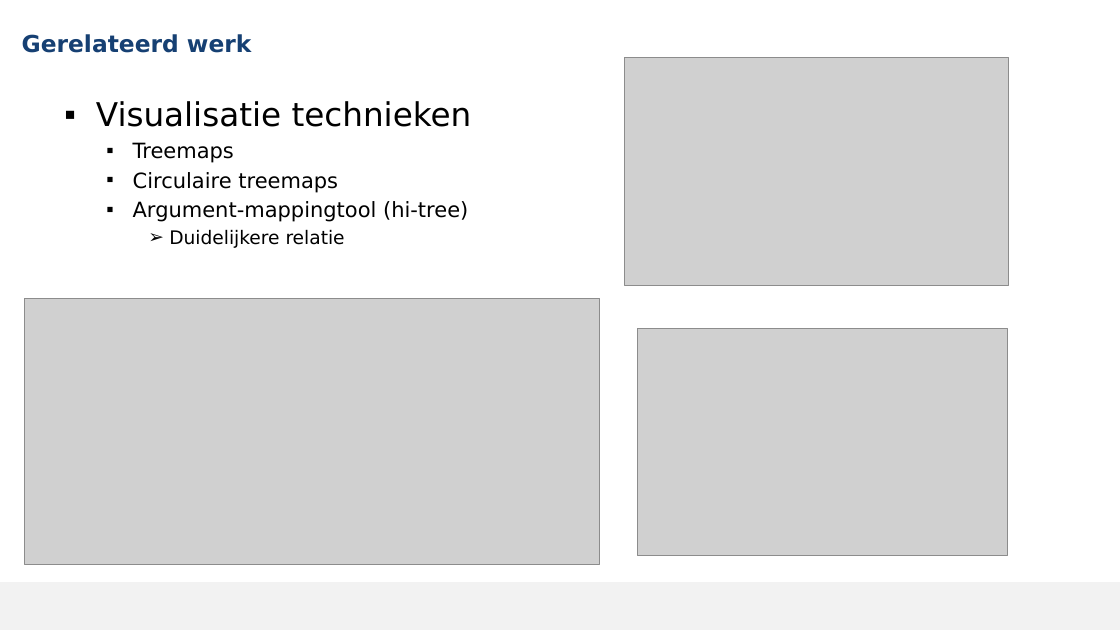
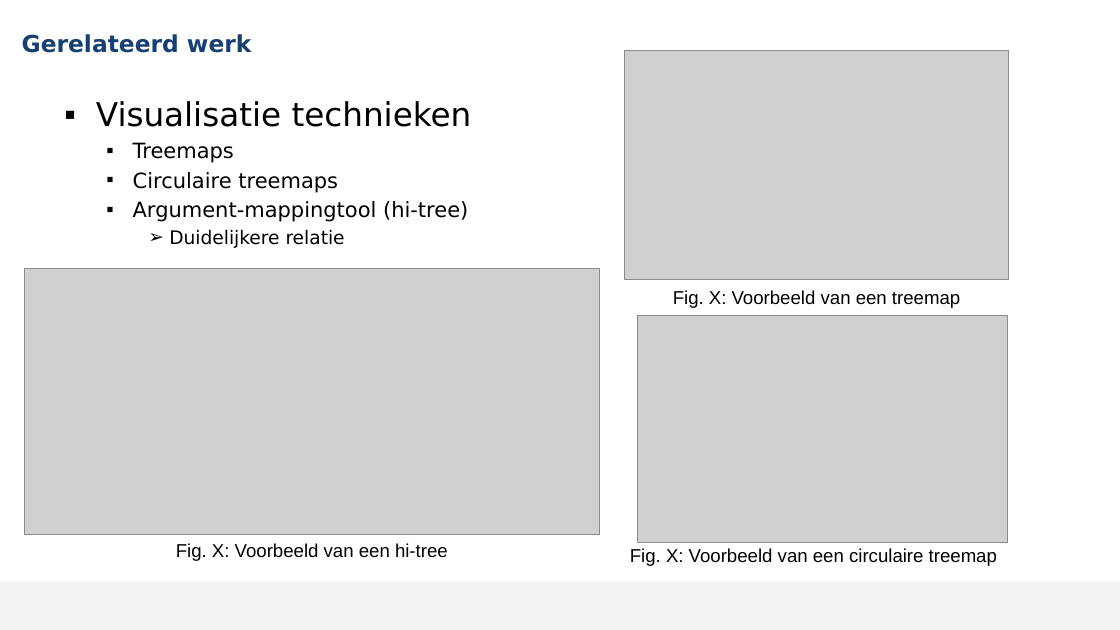
Before and after one commit to MikaG-1952764/masterproef, a slide deck: slide 9 of MP2526_Verdediging.pptx. Drawn at 1120x630 pixels with LibreOffice and Linux fonts; fonts in the diff are those of the drawing; grey boxes stand for pictures; background and template pictures are left out. Boxes give left, top, right and bottom in pixels: in the first picture for what was removed or moved away, otherwise in the second. Text is boxed around its words. In the diff, an @@ line names an element or a change of style, - is before the commit and + after.

```diff
--- a/MP2526_Verdediging.pptx
+++ b/MP2526_Verdediging.pptx
@@ picture: place and size @@
-picture at <box>625,57,1009,286</box>
+picture at <box>625,50,1009,279</box>
@@ picture: place and size @@
-picture at <box>24,298,600,565</box>
+picture at <box>24,269,600,535</box>
@@ text added at <box>673,290,960,308</box>, 16 pt, text #000000 @@
+Fig. X: Voorbeeld van een treemap
@@ picture: place and size @@
-picture at <box>638,329,1008,555</box>
+picture at <box>638,315,1008,542</box>
@@ text added at <box>176,543,448,561</box>, 16 pt, text #000000 @@
+Fig. X: Voorbeeld van een hi-tree
@@ text added at <box>630,548,997,566</box>, 16 pt, text #000000 @@
+Fig. X: Voorbeeld van een circulaire treemap
```
Also in this commit, not shown: 9 other slides changed, 1 other file.
